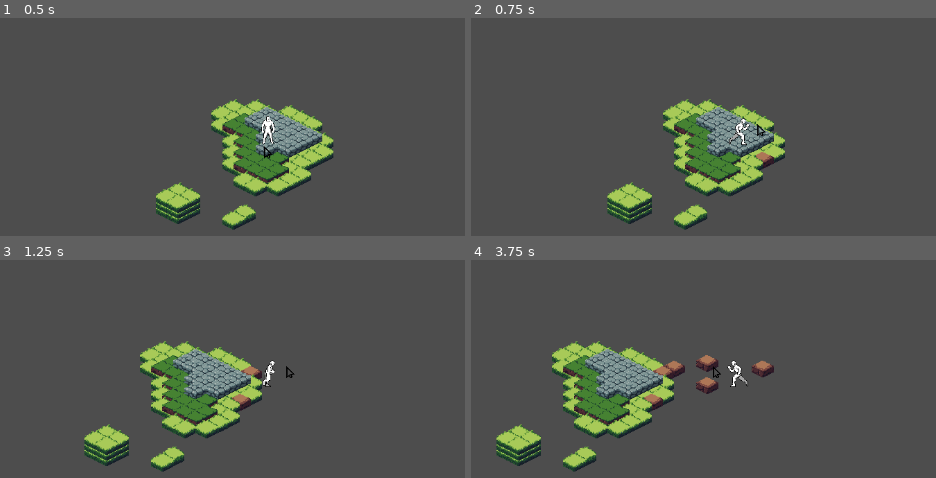
Above: before the commit, frames 1-4 (two rows, left to right).
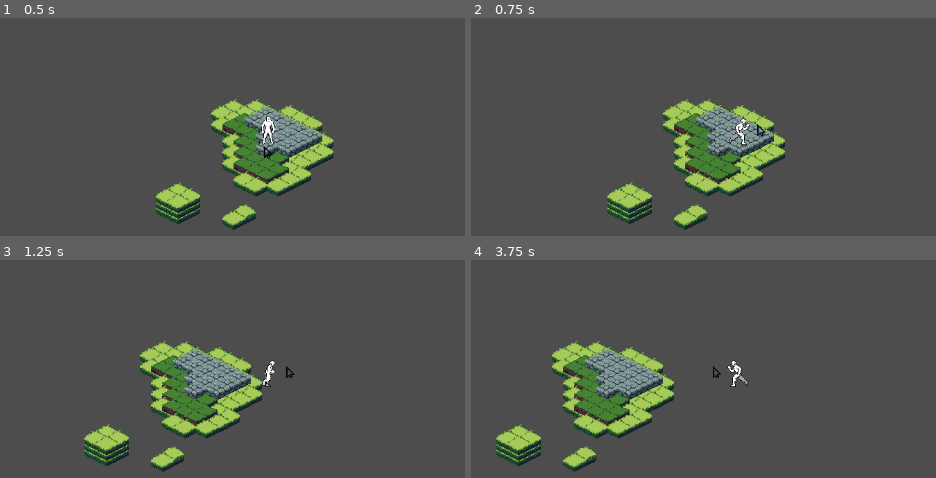
Above: after the commit, the same moments.

Repository: CheapSellsword/the-last-harvest-project
Game: Godot game, scene res://scenes/game/game.tscn
Same seed, same stepped clock (60 frames per second), same inputs: the game is played once before the commit and once after it.
Inputs (mouse positions are in pixels of both pictures, inside the frame that each line leads up to):
- Up to frame 1 (0.5 s): no input
- Up to frame 2 (0.75 s): tap Enter (ui_accept) at 0.5, 0.6 s; move the mouse to (912, 107) at 0.52 s; hold Right (ui_right) from 0.53 s (still down); click (912, 107) at 0.67 s
- Up to frame 3 (1.25 s): keep holding Right (ui_right); tap Enter (ui_accept) at 0.77, 1.07 s
- Up to frame 4 (3.75 s): release Right (ui_right) at 1.25 s; drag from (577, 395) to (698, 462) at 1.27 s; tap Enter (ui_accept) at 2, 2.1, 3.5, 3.6 s; move the mouse to (819, 273) at 2.02 s; hold Right (ui_right) 2.03-2.75 s; drag from (698, 462) to (498, 305) at 2.77 s; move the mouse to (outside the picture) at 3.52 s; hold Left (ui_left) from 3.53 s (still down)

Frame 1 is identical in both runs. In frame 2, 0.2% of the frame differs, in the area x 60-66%, y 60-68%; in frame 3, 0.3%; in frame 4, 1.3%, in the area x 37-66%, y 43-69%.

Commit message:
remove tilling

Diff:
--- a/data/definitions/world_tile_data.gd
+++ b/data/definitions/world_tile_data.gd
@@ -6,12 +6,6 @@
 class_name WorldTileData
 extends Resource
 
-## Is this patch of ground tilled?
-@export var is_tilled: bool = false
-
-## Is this patch of ground watered? (We'd reset this daily)
-@export var is_watered: bool = false
-
 ## What crop is planted here?
 @export var crop_definition_id: StringName = &""
 
--- a/scripts/singletons/simulation_manager.gd
+++ b/scripts/singletons/simulation_manager.gd
@@ -6,7 +6,7 @@
 var player_inventory_system: InventorySystem
 var world_system: WorldSystem
 var movement_system: MovementSystem
-var player_stats_system: StatsSystem # New System
+var player_stats_system: StatsSystem
 
 # --- Signals ---
 signal player_position_changed(new_position: Vector2)
@@ -55,14 +55,9 @@
 
 # --- Glue Code: Interaction ---
 func player_interact_grid(grid_coords: Vector2i):
-	# Example: Tilling soil costs stamina
-	var stamina_cost = 2.0
-
-	if player_stats_system.consume_stamina(stamina_cost):
-		print("Simulation: Tilling at ", grid_coords)
-		world_system.set_tile_tilled(grid_coords)
-	else:
-		print("Simulation: Too tired to till!")
+	# Tilling system removed for now.
+	# This function acts as a placeholder for future tool interactions.
+	print("Simulation: Interact at ", grid_coords)
 
 # --- Public API for the "View" ---
 
--- a/scripts/systems/world_system.gd
+++ b/scripts/systems/world_system.gd
@@ -25,21 +25,6 @@
 		return _tile_data[map_coords]
 	return null # This tile is default (e.g., grass)
 
-## Use this to change a tile, e.g., tilling it.
-func set_tile_tilled(map_coords: Vector2i):
-	# Get existing data or create new data
-	var data = get_tile_data(map_coords)
-	if !data:
-		data = WorldTileData.new()
-		_tile_data[map_coords] = data
-
-	# Make the simulation change
-	data.is_tilled = true
-
-	# Tell the "View" that this tile has changed
-	tile_changed.emit(map_coords, data)
-	print("WorldSystem: Tilled tile at %s" % map_coords)
-
 ## Clears data for a tile, returning it to default (e.g., grass).
 func clear_tile_data(map_coords: Vector2i):
 	if _tile_data.has(map_coords):
@@ -54,14 +39,10 @@
 	for coords in _tile_data:
 		var data: WorldTileData = _tile_data[coords]
 
-		# 1. Dry out soil
-		data.is_watered = false
-
 		# 2. Grow crops (if watered)
 		if data.crop_definition_id != &"":
 			# Add growth logic here later
 			pass
 
 		# 3. Emit a change signal so the view updates
-		#    (e.g., to remove the "watered" look)
 		tile_changed.emit(coords, data)
--- a/scripts/view/world_view.gd
+++ b/scripts/view/world_view.gd
@@ -23,13 +23,12 @@
 # --- Signal Handlers ---
 
 func _on_tile_changed(map_coords: Vector2i, data: WorldTileData):
-	# The Simulation told us a tile changed. We just check the state and paint.
-	# We rely on GameConsts for the visual definition.
-	if data.is_tilled:
-		_paint_tile(map_coords, GameConsts.ATLAS_COORDS_TILLED)
+	# The Simulation told us a tile changed.
+	# Tilling visualization removed.
 
-	# Example expansion for future logic:
-	# if data.is_watered: ...
+	# Future implementation:
+	# if data.crop_definition_id != &"": ...
+	pass
 
 func _on_tile_cleared(map_coords: Vector2i):
 	# Revert to default (grass)
